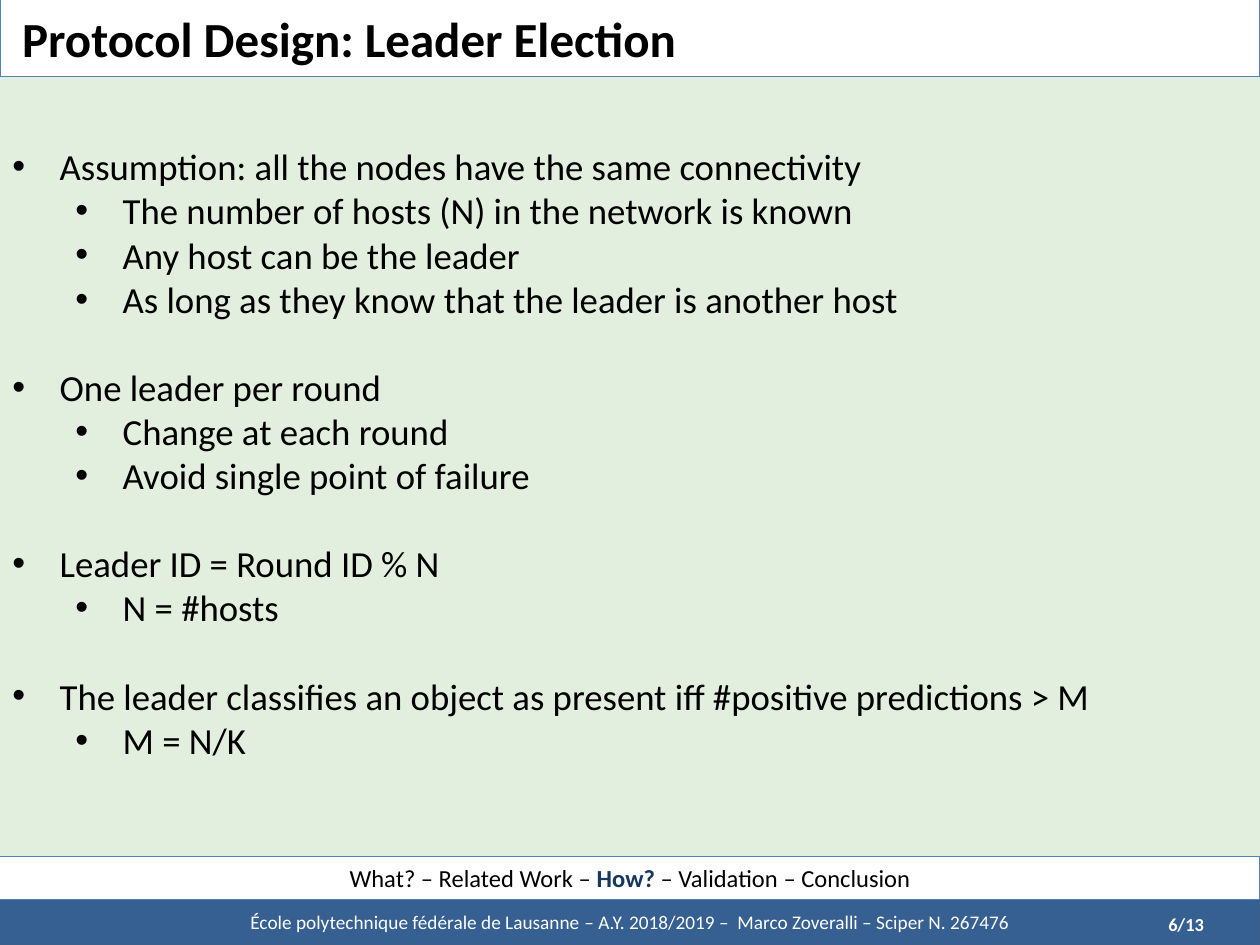
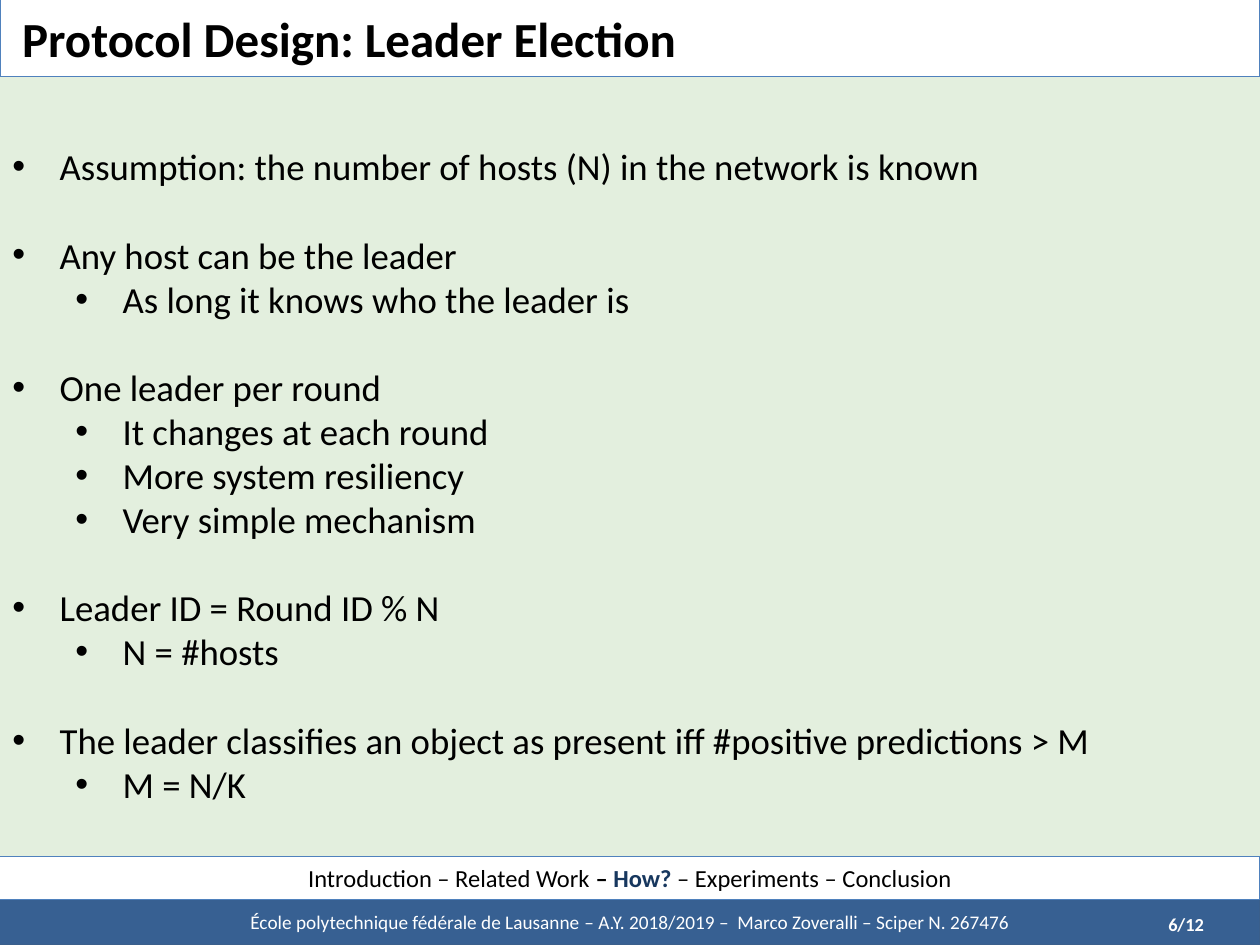
Before and after one commit to marcozov/semester_report, a slide deck: slide 11 of midterm presentation - UPDATED/Defence - Zoveralli.pptx (slide 8 before the commit). Drawn at 1260x945 pixels with LibreOffice and Linux fonts; fonts in the diff are those of the drawing. Boxes give left, top, right and bottom in pixels: in the first picture for what was removed or moved away, otherwise in the second. Text is boxed around its words. In the diff, an @@ line names an element or a change of style, - is before the commit and + after.

```diff
--- a/midterm presentation - UPDATED/Defence - Zoveralli.pptx
+++ b/midterm presentation - UPDATED/Defence - Zoveralli.pptx
@@ text at <box>60,153,979,186</box>: text changed @@
-• Assumption: all the nodes have the same connectivity
-  • The number of hosts (N) in the network is known
+• Assumption: the number of hosts (N) in the network is known
@@ text at <box>60,243,457,275</box>: list level 2 to 1 in "Any host can be the ..." @@
@@ text at <box>123,287,629,320</box>: text changed @@
-  • As long as they know that the leader is another host
+  • As long it knows who the leader is
@@ text at <box>123,419,488,539</box>: text changed @@
-  • Change at each round
-  • Avoid single point of failure
+  • It changes at each round
+  • More system resiliency
+  • Very simple mechanism
@@ text in rectangle at <box>308,870,951,891</box>: text changed @@
-What? – Related Work – How? – Validation – Conclusion
+Introduction – Related Work – How? – Experiments – Conclusion
@@ text at <box>1168,918,1204,932</box>: text changed @@
-6/13
+6/12
```
Also in this commit, not shown: 14 other slides changed, 8 slides added, 31 other files.
